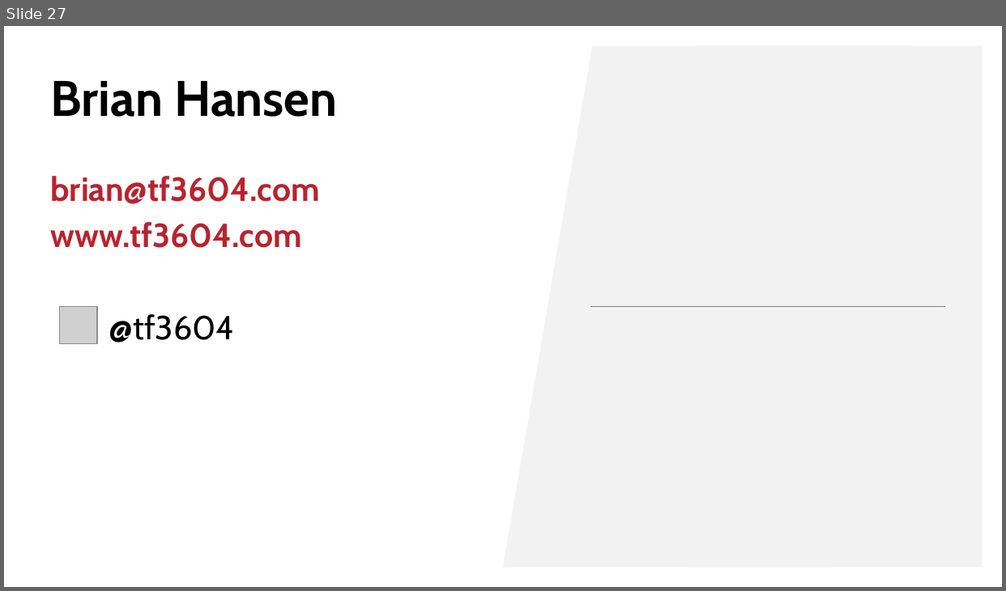
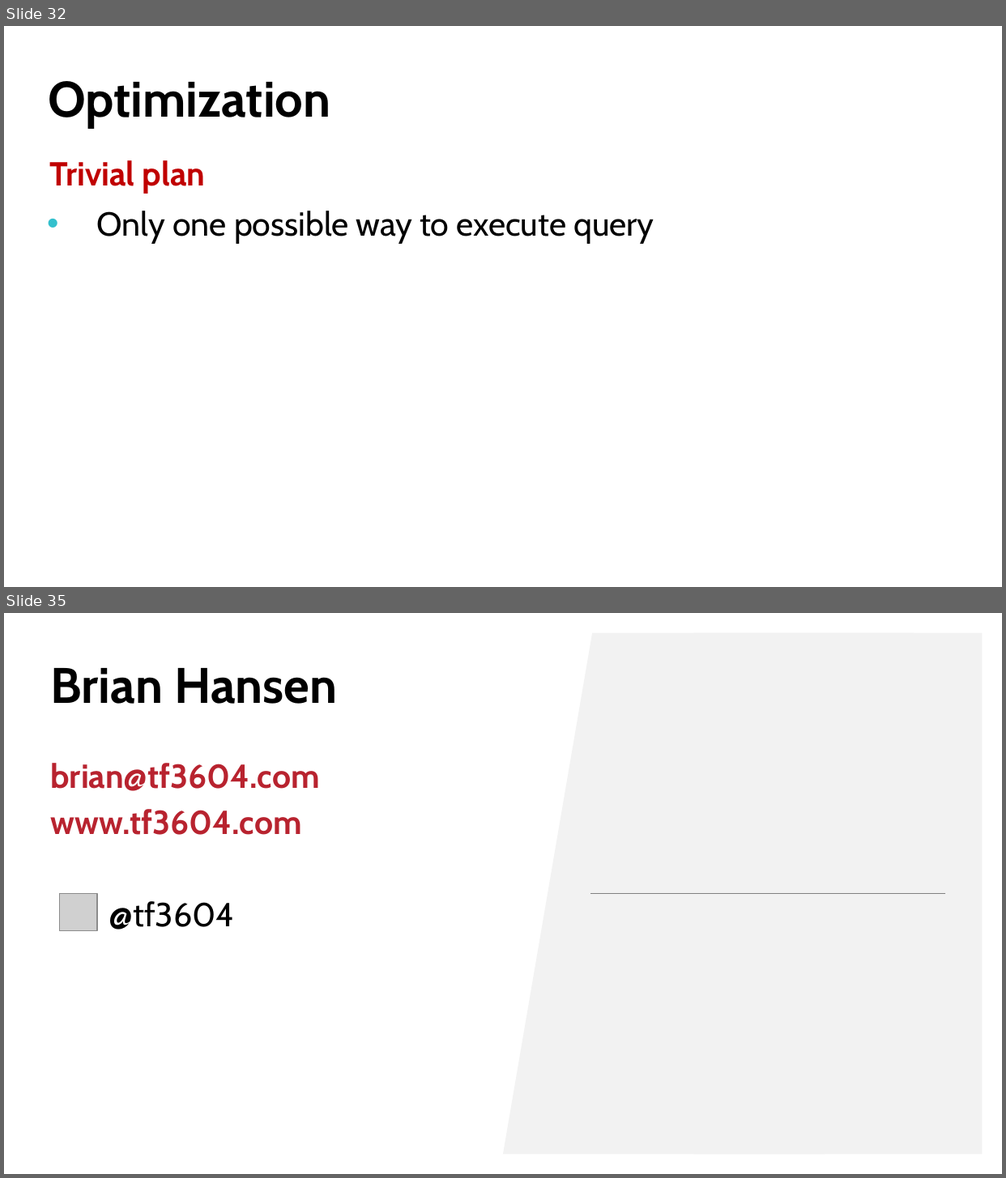
Before and after one commit to tf3604/OptimizerPresentation, a slide deck: Hansen - Get Your Optimizer to Give up All Its Secrets.pptx. Shown one above the other, each under a label of ours: slide 27 before the commit, slides 32 and 35 after it; the slides between them are not shown. The pictures are 1006x591 and 1006x1178 pixels, drawn with LibreOffice and Linux fonts; fonts in the diff are those of the drawing; grey boxes stand for pictures; background and template pictures are left out. Boxes give left, top, right and bottom in pixels: in the first picture for what was removed or moved away, otherwise in the second. Text is boxed around its words. In the diff, an @@ line names an element or a change of style, - is before the commit and + after.

Commit message:
Add Optimization section to slides.

```diff
--- a/Hansen - Get Your Optimizer to Give up All Its Secrets.pptx
+++ b/Hansen - Get Your Optimizer to Give up All Its Secrets.pptx
@@ slide 32 added at [4,26,1002,587], background picture (left out) @@
@@ title added at [48,81,330,128], 36 pt, text #000000, bold @@
+Optimization
@@ text added at [50,160,205,194], 24 pt, text #C00000, bold @@
+Trivial plan
@@ text added at [97,211,654,244], 24 pt, text #000000 @@
+  • Only one possible way to execute query
@@ what was slide 27 is now slide 35 @@
```
Also in this commit, not shown: 7 other slides added.
